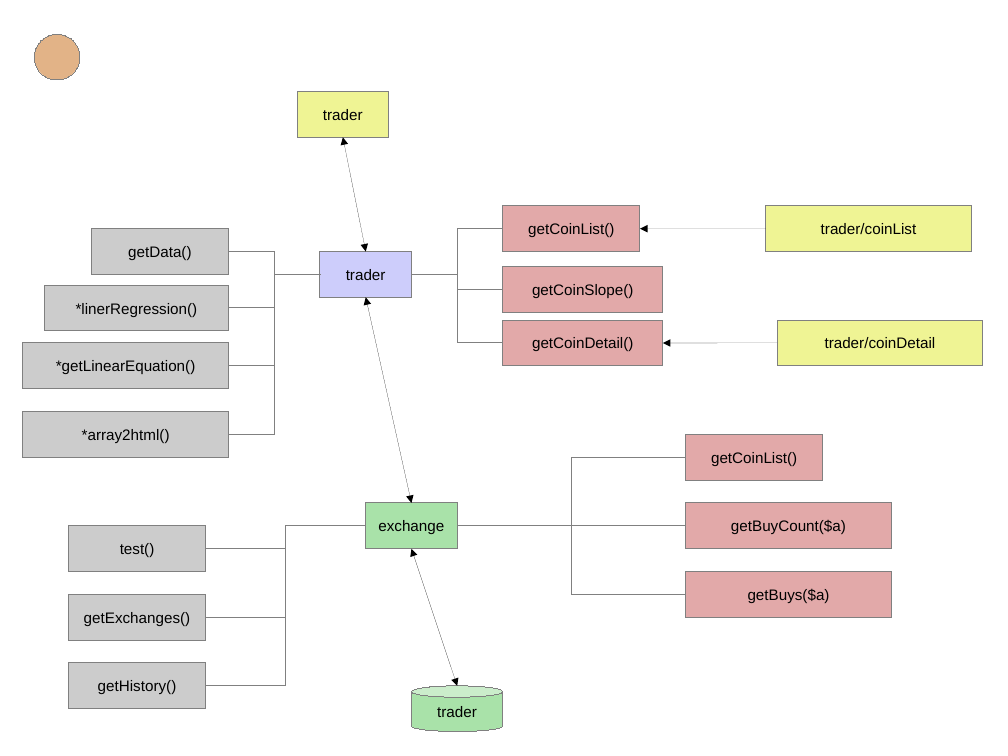
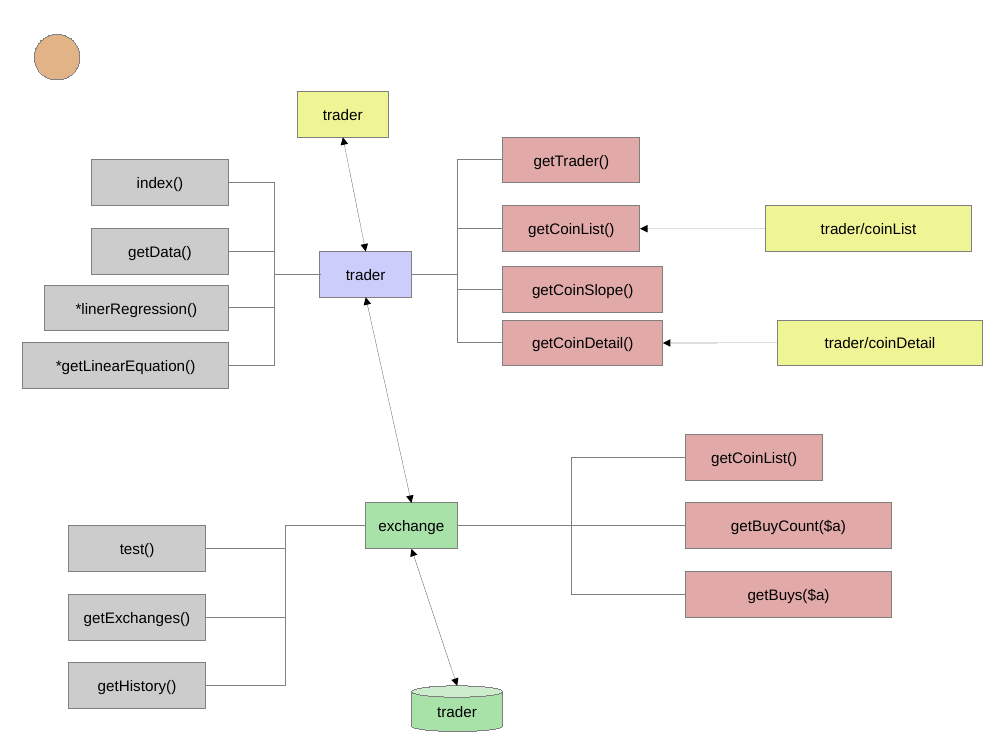
Before and after one commit to JamesLeB/Stout, a slide deck: slide 7 of Documents/Stout.odp. Drawn at 1008x756 pixels with LibreOffice and Linux fonts; fonts in the diff are those of the drawing. Boxes give left, top, right and bottom in pixels: in the first picture for what was removed or moved away, otherwise in the second. Text is boxed around its words. In the diff, an @@ line names an element or a change of style, - is before the commit and + after.

```diff
--- a/Documents/Stout.odp
+++ b/Documents/Stout.odp
@@ rectangle added at box(503, 137, 640, 183), fill #E2A9A9, outline #808080 0 pt, 12 pt, text #000000 @@
+getTrader()
@@ rectangle added at box(91, 160, 229, 206), fill #CCCCCC, outline #808080 0 pt, 12 pt, text #000000 @@
+index()
@@ elbow line added from (412, 274) to (503, 160), #808080 0 pt @@
@@ elbow line moved from (320, 274) - (229, 434) to (320, 274) - (229, 183) @@
@@ rectangle removed at box(23, 412, 229, 457) @@
-*array2html()
```
Also in this commit, not shown: 1 other file.
